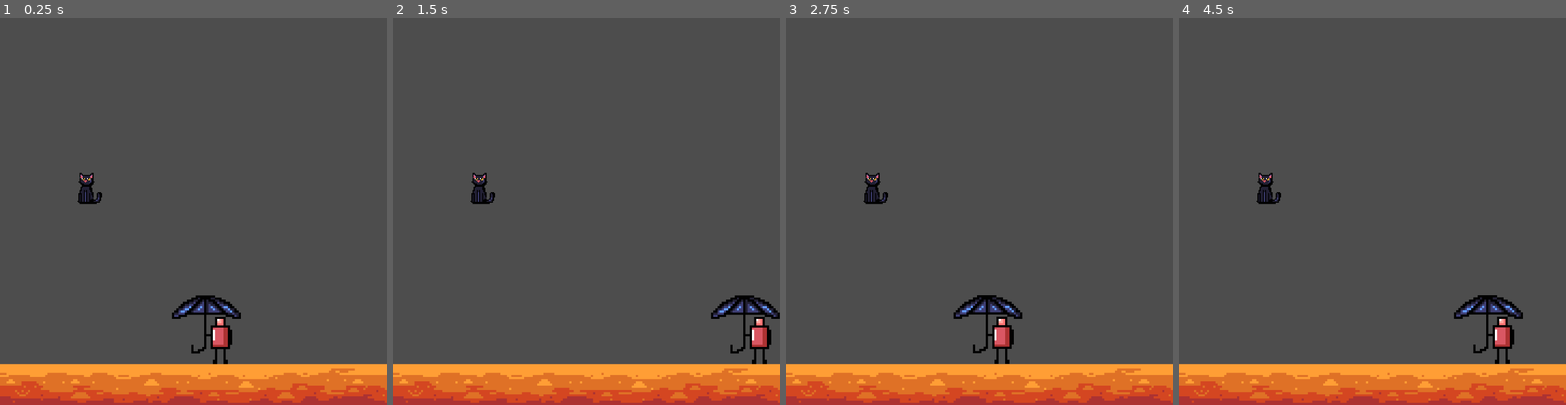
Above: before the commit, frames 1-4 (left to right).
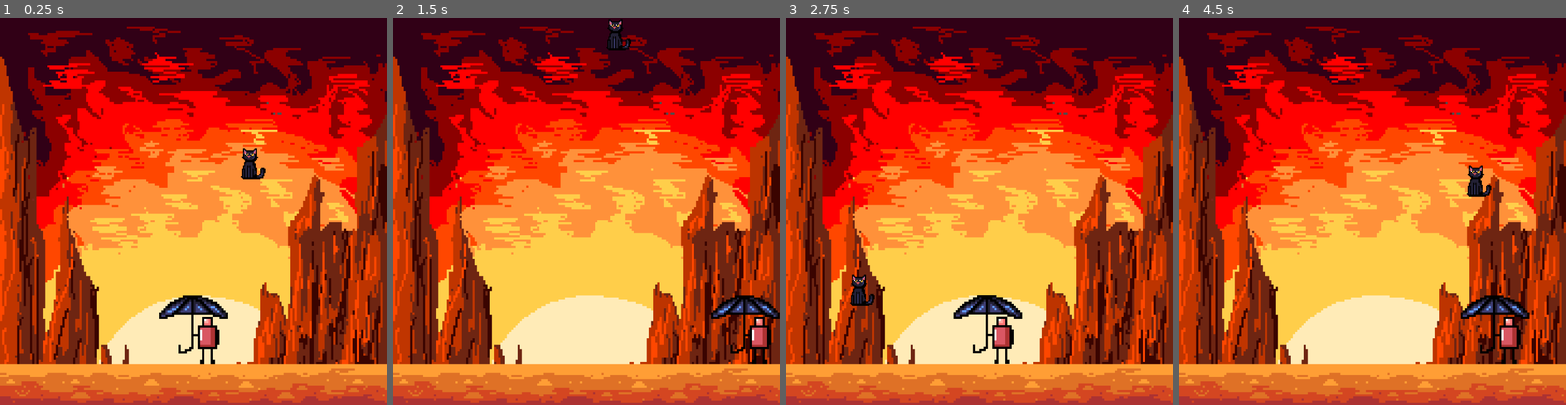
Above: after the commit, the same moments.

Repository: MY-o-o/Game
Game: Godot game, scene res://main.tscn
Two runs of this game, one before a commit and one after it. Both use one fixed random seed, a clock stepped at 60 frames per second and the inputs below.
Inputs:
- Up to frame 1 (0.25 s): no input
- Up to frame 2 (1.5 s): hold D (right) from 0.53 s (still down); tap Space (jump) at 0.77 s
- Up to frame 3 (2.75 s): tap Space (jump) at 1.52 s; release D (right) at 2.03 s; hold A (left) from 2.03 s (still down)
- Up to frame 4 (4.5 s): release A (left) at 2.78 s; hold D (right) 2.78-4.28 s; tap Space (jump) at 3.02, 3.77 s; hold A (left) from 4.28 s (still down)

The runs differ from the first frame. In frame 1, 89% of the frame differs, in the area x 0-100%, y 0-90%; in frame 2, 88%; in frame 3, 88%; in frame 4, 89%.

Commit message:
add cat and background

Diff:
--- /dev/null
+++ b/cat.gd
@@ -0,0 +1,33 @@
+extends CharacterBody2D
+
+const HORIZONTAL_SPEED = 100.0
+const BOUNCE_VELOCITY = -400.0
+
+func _ready() -> void:
+	# Start moving right (or left)
+	velocity.x = HORIZONTAL_SPEED
+
+func _physics_process(delta: float) -> void:
+	# Apply gravity
+	velocity += get_gravity() * delta
+
+	# Move and check for collisions
+	var collision := move_and_collide(velocity * delta)
+	if collision:
+		var normal := collision.get_normal()
+		var collider := collision.get_collider()
+
+		# 1. Hit a left or right wall -> flip horizontal direction
+		if abs(normal.x) > 0.7:
+			velocity.x = -velocity.x
+
+		# 2. Landed on top of something (umbrella / player or floor)
+		if normal.y < -0.5:
+			velocity.y = BOUNCE_VELOCITY
+
+			# Optional: angle the bounce depending on where the cat hits the umbrella
+			if collider.name == "player":
+				var offset: float = global_position.x - collider.global_position.x
+				velocity.x = clamp(offset * 4.0, -HORIZONTAL_SPEED, HORIZONTAL_SPEED)
+				if abs(velocity.x) < 20.0:
+					velocity.x = HORIZONTAL_SPEED * sign( offset if offset != 0 else 1.0 )
--- a/main.tscn
+++ b/main.tscn
@@ -3,7 +3,9 @@
 [ext_resource type="Script" uid="uid://csk47lerbfi7a" path="res://player.gd" id="1_0xm2m"]
 [ext_resource type="Texture2D" uid="uid://bvqbq02opvdn8" path="res://art/character.webp" id="3_1bvp3"]
 [ext_resource type="Texture2D" uid="uid://cxcddj86nedff" path="res://art/floor.webp" id="4_1bvp3"]
+[ext_resource type="Script" uid="uid://qitc1tlt6s64" path="res://cat.gd" id="4_7mycd"]
 [ext_resource type="Texture2D" uid="uid://ebyeu8ntoo8x" path="res://art/cat.webp" id="4_lquwl"]
+[ext_resource type="Texture2D" uid="uid://byy2o712bef4a" path="res://art/background.webp" id="6_7mycd"]
 
 [sub_resource type="RectangleShape2D" id="RectangleShape2D_tm2a6"]
 size = Vector2(180, 19)
@@ -11,10 +13,13 @@
 [sub_resource type="RectangleShape2D" id="RectangleShape2D_1bvp3"]
 size = Vector2(10, 240)
 
+[sub_resource type="CircleShape2D" id="CircleShape2D_e5o5i"]
+radius = 8.0
+
 [node name="Node" type="Node" unique_id=1118593001]
 
 [node name="Player" type="CharacterBody2D" parent="." unique_id=788137170]
-position = Vector2(95.99999, 145)
+position = Vector2(90, 145)
 scale = Vector2(0.2, 0.2)
 script = ExtResource("1_0xm2m")
 metadata/_edit_group_ = true
@@ -41,12 +46,6 @@
 position = Vector2(0, 80.5)
 shape = SubResource("RectangleShape2D_tm2a6")
 
-[node name="Cat" type="Sprite2D" parent="." unique_id=495397579]
-texture_filter = 1
-position = Vector2(41, 79)
-scale = Vector2(0.5, 0.5)
-texture = ExtResource("4_lquwl")
-
 [node name="Walls" type="StaticBody2D" parent="." unique_id=127130116]
 
 [node name="RightWall" type="CollisionShape2D" parent="Walls" unique_id=286234244]
@@ -56,3 +55,27 @@
 [node name="LeftWall" type="CollisionShape2D" parent="Walls" unique_id=1153685113]
 position = Vector2(-5, 90)
 shape = SubResource("RectangleShape2D_1bvp3")
+
+[node name="Cat" type="CharacterBody2D" parent="." unique_id=443056675]
+position = Vector2(92, 40)
+platform_on_leave = 2
+script = ExtResource("4_7mycd")
+metadata/_edit_group_ = true
+
+[node name="CollisionShape2D" type="CollisionShape2D" parent="Cat" unique_id=347036399]
+position = Vector2(0, 1)
+shape = SubResource("CircleShape2D_e5o5i")
+
+[node name="CatImage" type="Sprite2D" parent="Cat" unique_id=495397579]
+texture_filter = 1
+position = Vector2(0, -1)
+scale = Vector2(0.5, 0.5)
+texture = ExtResource("4_lquwl")
+
+[node name="Parallax2D" type="Parallax2D" parent="." unique_id=2118025122]
+
+[node name="Background" type="Sprite2D" parent="." unique_id=940764175]
+z_index = -1000
+texture_filter = 1
+position = Vector2(90, 90)
+texture = ExtResource("6_7mycd")
Binary file added: art/background.webp
Not shown, added: art/background.webp.import
Not shown, added: cat.gd.uid
